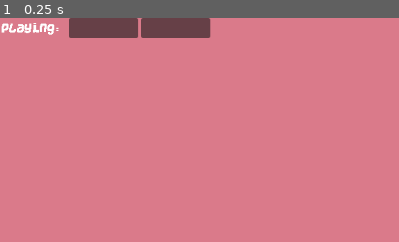
Above: before the commit, frame 1.
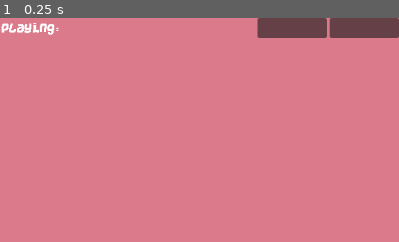
Above: after the commit, the same moment.

Repository: KaizNike/Defeating-User-Built-Dungeon
Game: Godot game, scene res://Main.tscn
The game is run twice, just before and just after one commit, with the same random seed, the same clock (stepped at 60 frames per second) and the same inputs.
Inputs:
- Up to frame 1 (0.25 s): no input
The pictures show only the part of the screen within x 50-100%, y 0-50%; the shares and areas given below are measured in that part.

The runs differ from the first frame. In frame 1, 6.2% of the frame differs, in the area x 17-100%, y 0-9%.
Error before the commit: Invalid access of index '0' on a base object of type: 'PackedStringArray'. (res://Main.gd:142)
Error after the commit: Invalid access of index '0' on a base object of type: 'PackedStringArray'. (res://Main.gd:144)

Commit message:
Godot 4 Fixes
Hardcoded Types of fixed

Diff:
--- a/Defeating User Built Dungeon/CellularMusicChatGPT/AudioPlayer.gd
+++ b/Defeating User Built Dungeon/CellularMusicChatGPT/AudioPlayer.gd
@@ -51,6 +51,7 @@
 				videoStreamT.set_file(file)
 				$VSplitContainer/HBoxContainer/VideoScreen/VideoStreamPlayer.stream = videoStreamT
 				$VSplitContainer/HBoxContainer/VideoScreen/VideoStreamPlayer.play()
+				print($VSplitContainer/HBoxContainer/VideoScreen/VideoStreamPlayer.is_playing())
 #				print("I do not work well!")
 #				print("thanks!")
 			"ogg":
--- a/Defeating User Built Dungeon/Main.gd
+++ b/Defeating User Built Dungeon/Main.gd
@@ -123,7 +123,9 @@
 
 func _ready():
 	randomize()
-	get_tree().connect("files_dropped", Callable(self, "_files_dropped"))
+	var check1 = get_tree().connect("files_dropped", Callable(self, "_files_dropped"))
+	if check1 != 0:
+		print("Error with file loading!", check1)
 	playerOrig = player.duplicate(true)
 #	First start without autosave
 	if not load_game(autosaveLoc):
@@ -638,9 +640,9 @@
 
 func save_game(loc):
 	var new_save = game_save_class.new()
-	new_save.Player = player
+	new_save.Player = player.duplicate(true)
 	new_save.CurrentRoom = currentRoom
-	new_save.Rooms = Rooms
+	new_save.Rooms = Rooms.duplicate(true)
 	new_save.Scoring = scoring.duplicate(true)
 	print(new_save.Scoring)
 	var error = ResourceSaver.save(new_save, loc)
@@ -650,7 +652,7 @@
 
 
 func load_game(loc) -> bool:
-	var dir = DirAccess.open(loc)
+	var dir = FileAccess.file_exists(loc)
 	if not dir:
 		print("save not found!")
 		return false
@@ -660,9 +662,9 @@
 		print("verify failed!")
 		return false
 
-	player = loaded_save.Player
+	player = loaded_save.Player.duplicate(true)
 	currentRoom = loaded_save.CurrentRoom
-	Rooms = loaded_save.Rooms
+	Rooms = loaded_save.Rooms.duplicate(true)
 	scoring = loaded_save.Scoring.duplicate(true)
 
 	return true
@@ -1412,7 +1414,7 @@
 func _find_and_use_item(Item, Actor):
 	var spotIndex = 0
 	for spot in Actor.Inv:
-		if typeof(spot) == 18:
+		if typeof(spot) == TYPE_DICTIONARY:
 			if "Char" in spot and "Uses" in spot:
 				if spot.Char == Item:
 #					print("OK!")
@@ -1434,7 +1436,7 @@
 func _find_item(Item, Actor) -> bool:
 	var spotIndex = 0
 	for spot in Actor.Inv:
-		if typeof(spot) == 18:
+		if typeof(spot) == TYPE_DICTIONARY:
 			if "Char" in spot and "Uses" in spot:
 				if spot.Char == Item:
 					return true
--- a/Defeating User Built Dungeon/Main.tscn
+++ b/Defeating User Built Dungeon/Main.tscn
@@ -26,10 +26,6 @@
 layout_mode = 2
 size_flags_vertical = 3
 
-[node name="VSplitContainer" parent="VSplitContainer/VSplitContainer/CellMusicChatGPT3" index="0"]
-anchor_right = 0.0
-anchor_bottom = 0.0
-
 [node name="LevelLabel" type="Label" parent="VSplitContainer/VSplitContainer"]
 layout_mode = 2
 size_flags_vertical = 1
@@ -42,7 +38,11 @@
 X..........X
 XXDXXXXXXXXX
 X..........X
-########################"
+########################
+##
+#
+#
+#"
 
 [node name="StatusLabel" type="Label" parent="VSplitContainer"]
 layout_mode = 2
@@ -82,6 +82,3 @@
 text = "Hello"
 
 [connection signal="timeout" from="NotificationTimer" to="." method="_on_NotificationTimer_timeout"]
-
-[editable path="VSplitContainer/VSplitContainer/CellMusicChatGPT3"]
-[editable path="VSplitContainer/VSplitContainer/CellMusicChatGPT3/VSplitContainer/ScrollContainer/VBoxContainer/PanelContainer"]
Not shown, changed: README.md
